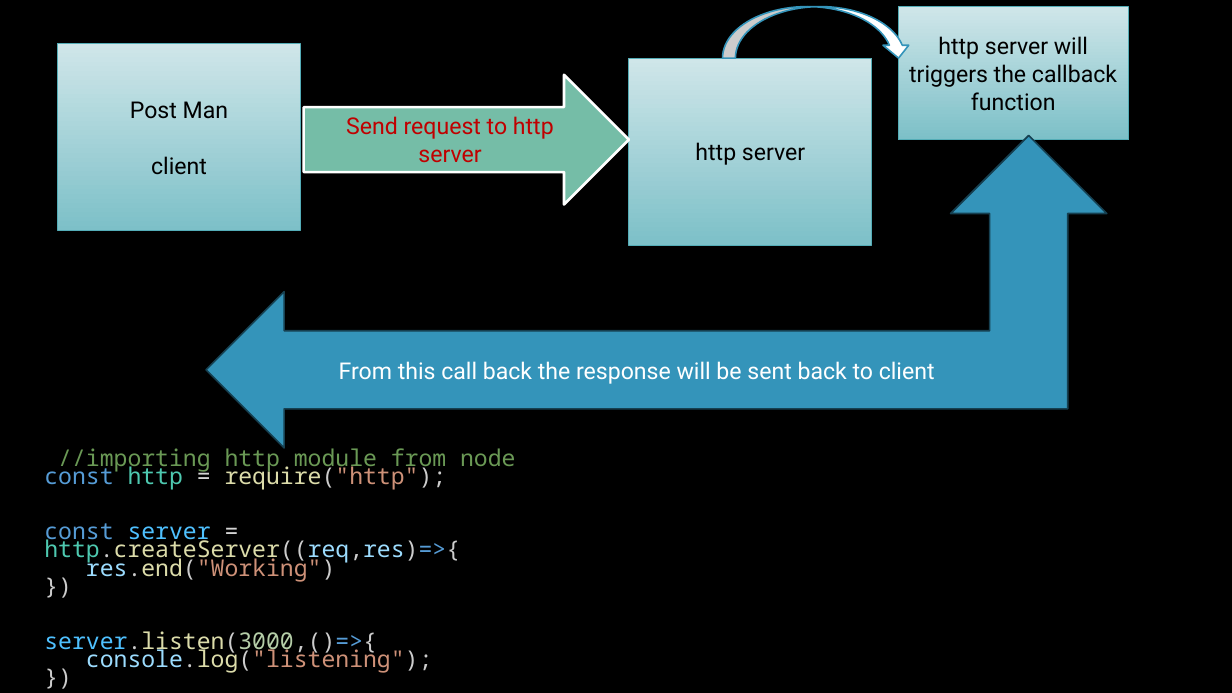
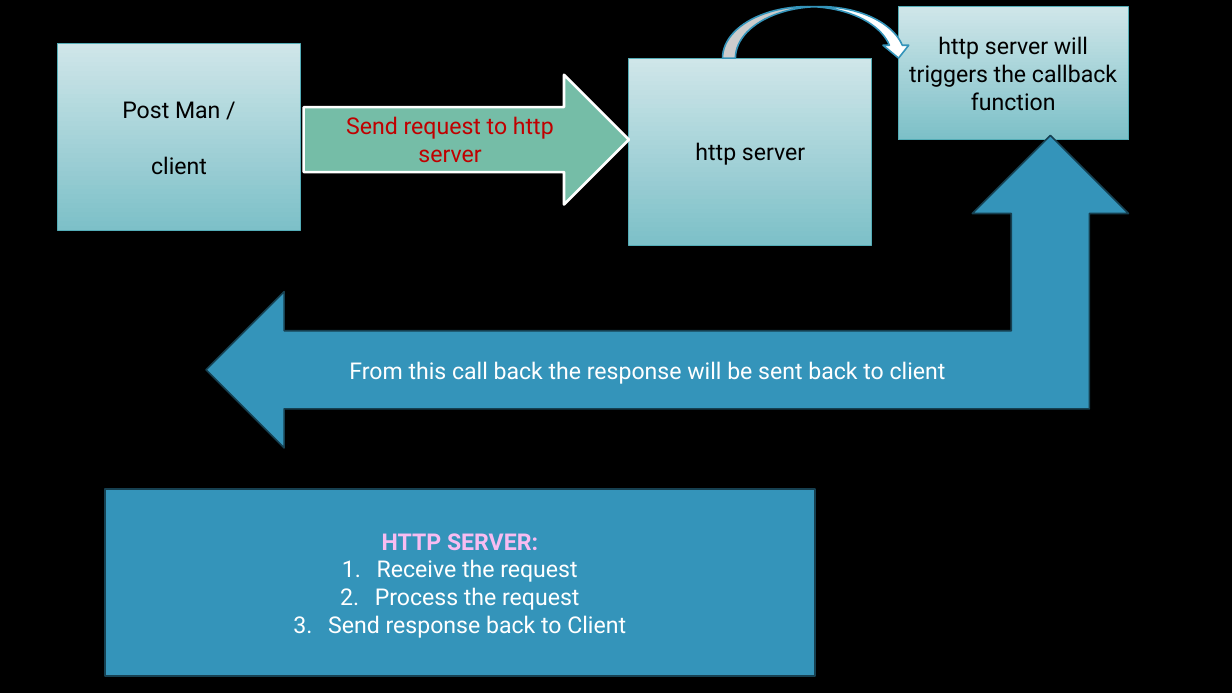
Before and after one commit to JhanaR/mylearnNode, a slide deck: slide 17 of BackEnd - Notes.pptx (slide 14 before the commit). Drawn at 1232x693 pixels with LibreOffice and Linux fonts; fonts in the diff are those of the drawing; background and template pictures are left out. Boxes give left, top, right and bottom in pixels: in the first picture for what was removed or moved away, otherwise in the second. Text is boxed around its words. In the diff, an @@ line names an element or a change of style, - is before the commit and + after.

```diff
--- a/BackEnd - Notes.pptx
+++ b/BackEnd - Notes.pptx
@@ text in rectangle at (x1=122, y1=101, x2=220, y2=175): text changed @@
-Post Man
-client
+Post Man /
+client
@@ left up arrow "From this call back the ..." resized from (x1=206, y1=136, x2=1107, y2=448) to (x1=206, y1=136, x2=1128, y2=448) @@
@@ text removed at (x1=44, y1=448, x2=515, y2=673) @@
-//importing http module from node
-const http = require("http");
-const server = http.createServer((req,res)=>{
-res.end("Working")
-})
-server.listen(3000,()=>{
-console.log("listening");
-})
@@ rectangle added at (x1=104, y1=489, x2=815, y2=676), fill #3494BA, outline #174152 1.25 pt, 18 pt, text #FFFFFF @@
+HTTP SERVER:
+1. Receive the request
+2. Process the request
+3. Send response back to Client
```
Also in this commit, not shown: 2 other slides changed, 2 slides added, 3 other files.
